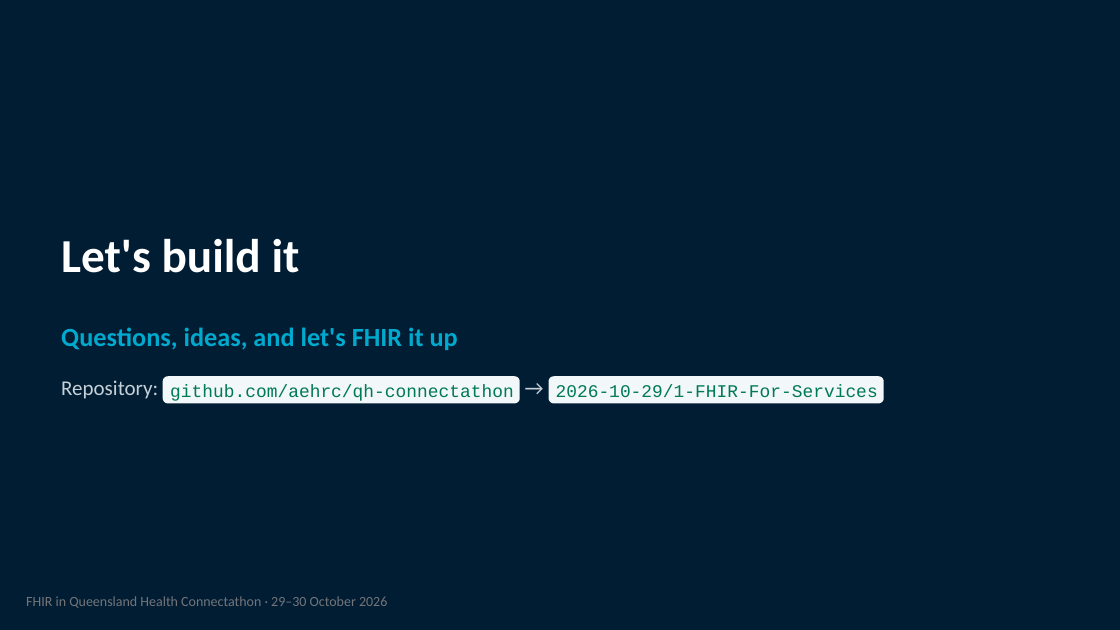
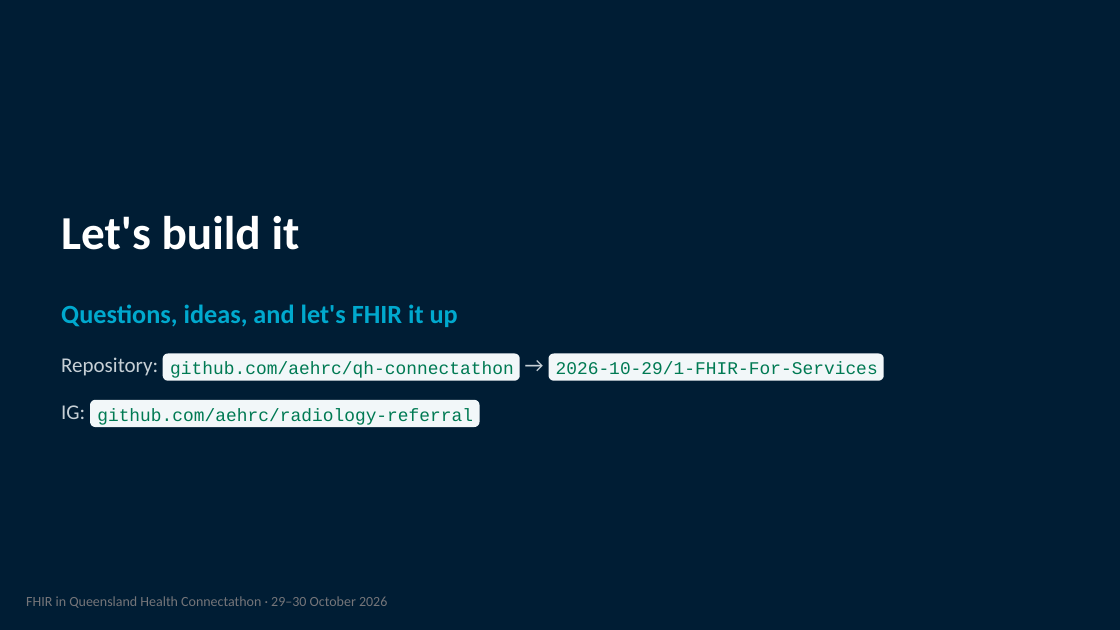
Before and after one commit to aehrc/qh-connectathon, a slide deck: slide 15 of 2026-10-29/1-FHIR-For-Services/Track2-KickOff-Deck.pptx. Drawn at 1120x630 pixels with LibreOffice and Linux fonts; fonts in the diff are those of the drawing. Boxes give left, top, right and bottom in pixels: in the first picture for what was removed or moved away, otherwise in the second. Text is boxed around its words. In the diff, an @@ line names an element or a change of style, - is before the commit and + after.

Commit message:
Add radiology-referral IG as submodule (tracks main) + cross-references
- Add aehrc/radiology-referral as a git submodule at ig/, tracking main branch
- Cross-reference the IG in the README (contents + IG section) and slides
  (Standards in scope + close slide)

```diff
--- a/2026-10-29/1-FHIR-For-Services/Track2-KickOff-Deck.pptx
+++ b/2026-10-29/1-FHIR-For-Services/Track2-KickOff-Deck.pptx
@@ freeform shape: place and size @@
-freeform shape at box(163, 376, 520, 403)
+freeform shape at box(163, 354, 520, 381)
@@ 6 texts: place and size @@
-6 texts at box(61, 238, 878, 401)
+6 texts at box(61, 215, 878, 378)
@@ freeform shape: place and size @@
-freeform shape at box(549, 376, 884, 403)
+freeform shape at box(549, 354, 884, 381)
@@ text added at box(61, 405, 85, 419), 18 pt, text #C7D0D6 @@
+IG:
@@ freeform shape added at box(90, 400, 480, 427), fill #F2F7F9 @@
@@ text added at box(97, 408, 473, 425), 15.3 pt, text #007A53 @@
+github.com/aehrc/radiology-referral
```
Also in this commit, not shown: 1 other slide changed, 3 other files.
